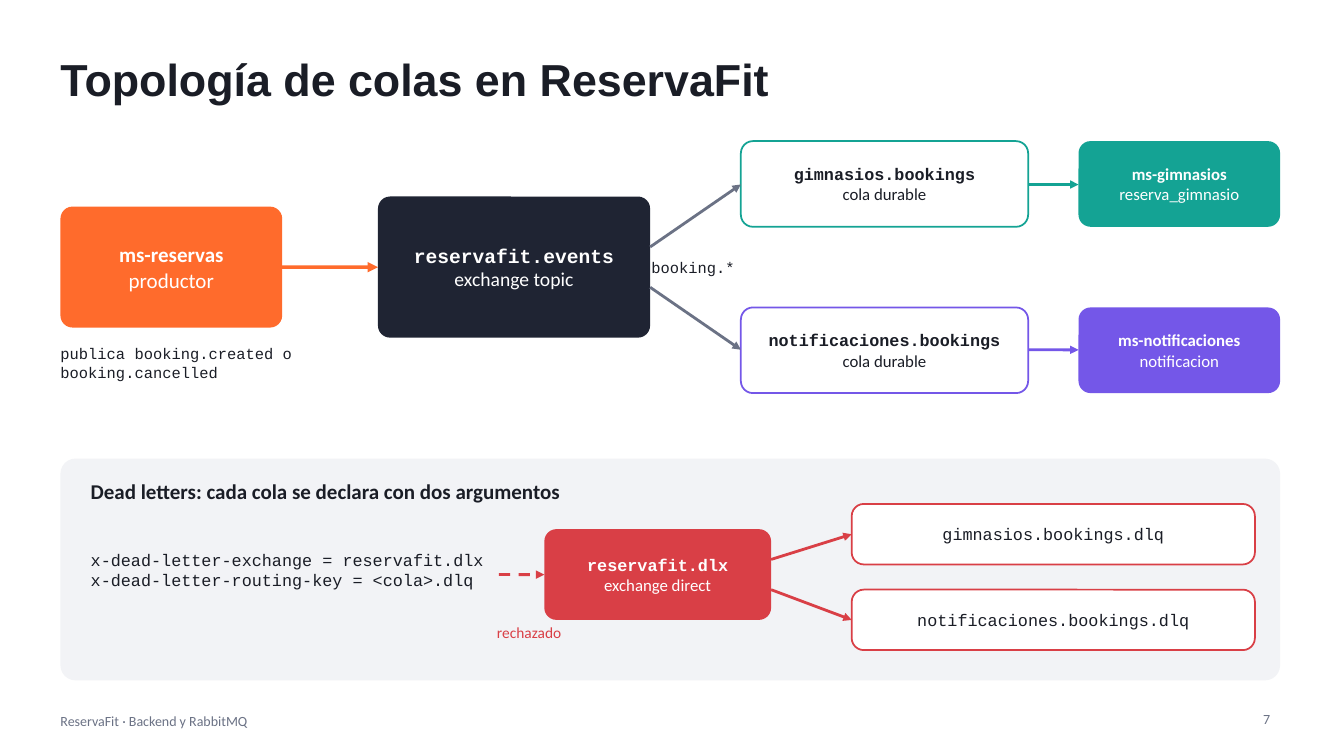
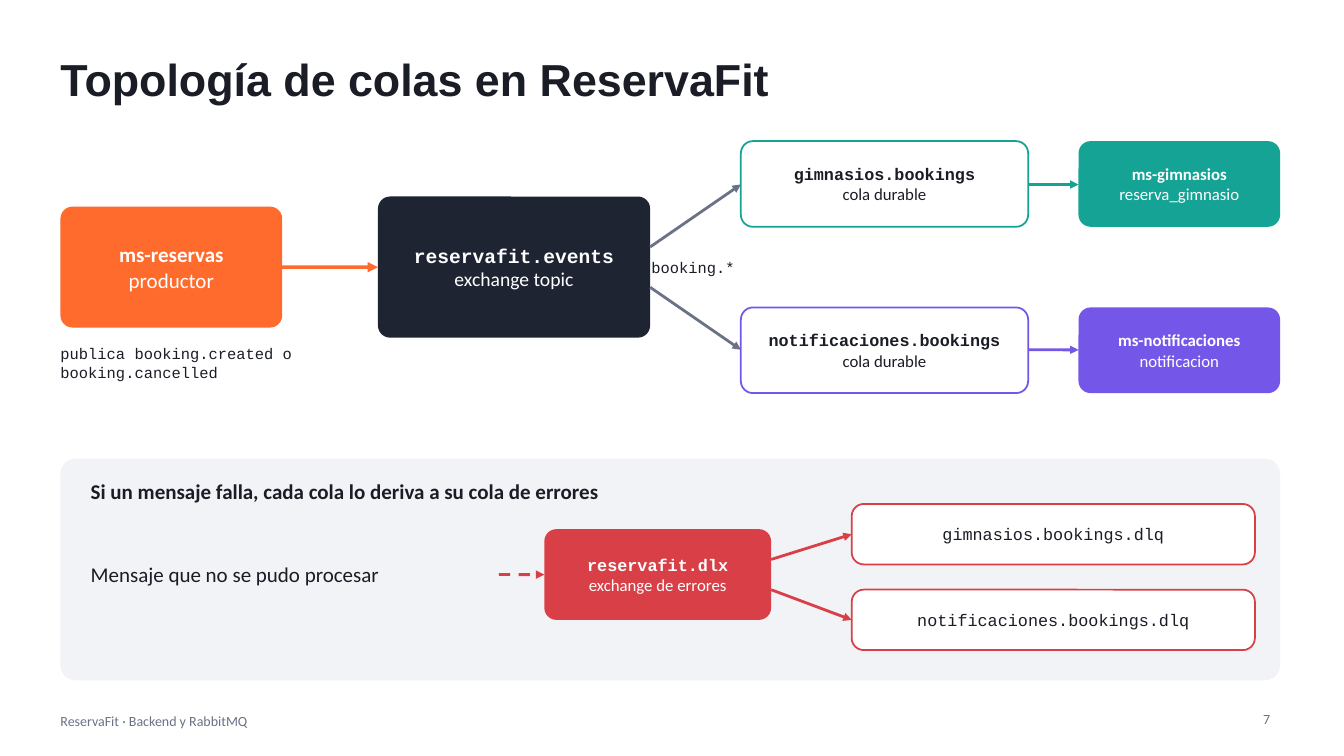
Before and after one commit to nxiiio/ReservaFit, a slide deck: slide 7 of docs/presentacion-backend-rabbitmq.pptx. Drawn at 1344x756 pixels with LibreOffice and Linux fonts; fonts in the diff are those of the drawing. Boxes give left, top, right and bottom in pixels: in the first picture for what was removed or moved away, otherwise in the second. Text is boxed around its words. In the diff, an @@ line names an element or a change of style, - is before the commit and + after.

```diff
--- a/docs/presentacion-backend-rabbitmq.pptx
+++ b/docs/presentacion-backend-rabbitmq.pptx
@@ text at (91, 484, 598, 503): text changed @@
-Dead letters: cada cola se declara con dos argumentos
+Si un mensaje falla, cada cola lo deriva a su cola de errores
@@ text at (91, 567, 379, 586): text changed; size 12 to 15 pt; font Courier New to Calibri @@
-x-dead-letter-exchange = reservafit.dlx
-x-dead-letter-routing-key = <cola>.dlq
+Mensaje que no se pudo procesar
@@ text at (589, 579, 726, 594): text changed @@
-exchange direct
+exchange de errores
@@ text removed at (497, 627, 561, 638) @@
-rechazado
```
Also in this commit, not shown: 9 other slides changed, 3 slides added, 4 slides removed.
